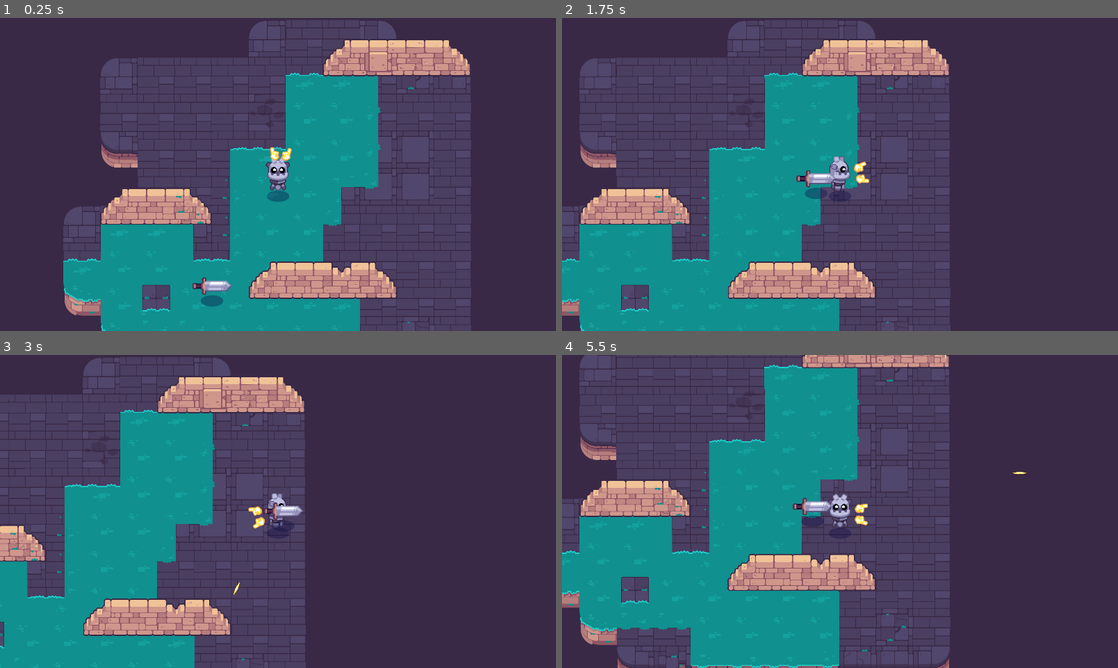
Above: before the commit, frames 1-4 (two rows, left to right).
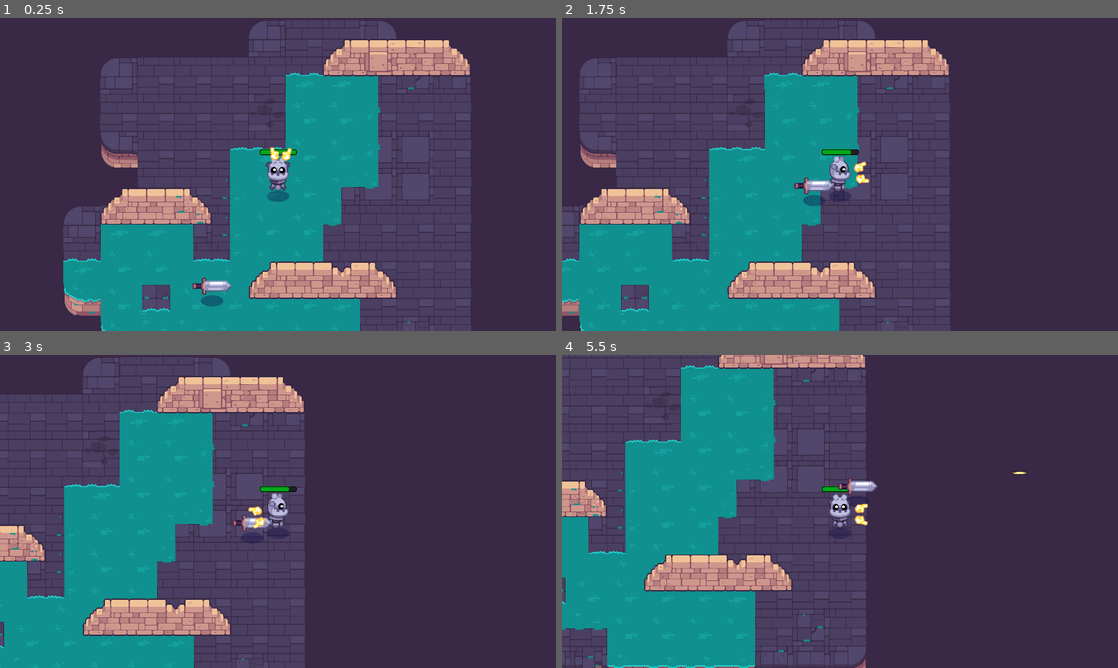
Above: after the commit, the same moments.

Repository: monkeytickler812/Path-of-Sorcerers
Game: Godot game, scene res://test_room.tscn
Two runs of this game, one before a commit and one after it. Both use one fixed random seed, a clock stepped at 60 frames per second and the inputs below. The project has no main scene, so this scene is started directly.
Inputs (mouse positions are in pixels of both pictures, inside the frame that each line leads up to):
- Up to frame 1 (0.25 s): no input
- Up to frame 2 (1.75 s): tap Enter at 0.5 s; move the mouse to (962, 158) at 0.52 s; hold D (right) 0.53-1.25 s; click (962, 158) at 0.6 s; tap Space at 0.77 s; drag from (728, 190) to (1062, 124) at 1.27 s
- Up to frame 3 (3 s): move the mouse to (333, 442) at 2.02 s; hold D (right) 2.03-2.75 s; click (333, 442) at 2.1 s; drag from (250, 574) to (111, 464) at 2.77 s
- Up to frame 4 (5.5 s): move the mouse to (1006, 558) at 3.52 s; hold A (left) 3.53-4.25 s; click (1006, 558) at 3.6 s; tap Space at 3.77 s; drag from (673, 464) to (862, 511) at 4.27 s; move the mouse to (867, 511) at 5.02 s; hold S (down) from 5.03 s (still down); click (867, 511) at 5.1 s

The runs differ from the first frame. In frame 1, 0.1% of the frame differs, in the area x 46-54%, y 41-44%; in frame 2, 0.6%; in frame 3, 1.1%; in frame 4, 46%, in the area x 0-70%, y 0-100%.

Commit message:
L10 player health and taking damage

Diff:
--- a/M10.twin_stick_workbook/mob.gd
+++ b/M10.twin_stick_workbook/mob.gd
@@ -4,10 +4,13 @@
 @export var SPEED := 600.0
 @export var acceleration := 450.0
 @export var drag_factor := 1.5
+@onready var _detection: Area2D = %Detection
+@onready var _hit_box: Area2D = %HitBox
+
 var _player: Player = null
-@onready var _detection: Area2D = %Detection
 
 func _ready() -> void:
+	const damage = 1.0
 	_detection.body_entered.connect(func (body: Node) -> void:
 		if body is Player:
 			_player = body
@@ -15,6 +18,10 @@
 	_detection.body_exited.connect(func (body: Node) -> void:
 		if body is Player:
 			_player = null
+	)
+	_hit_box.body_entered.connect(func (body: Node) -> void:
+		if body is Player:
+			body.health -= damage
 	)
 
 func _physics_process(delta: float) -> void:
--- a/M10.twin_stick_workbook/mobs/mob.tscn
+++ b/M10.twin_stick_workbook/mobs/mob.tscn
@@ -1,15 +1,19 @@
-[gd_scene load_steps=6 format=3 uid="uid://dgc4kifpyewu6"]
+[gd_scene load_steps=7 format=3 uid="uid://dgc4kifpyewu6"]
 
 [ext_resource type="Script" path="res://mob.gd" id="1_prwaa"]
 [ext_resource type="PackedScene" path="res://common/shadow.tscn" id="2_3cdaa"]
 [ext_resource type="Texture2D" uid="uid://nohjoiah3jgr" path="res://mobs/sword_inactive.png" id="3_7dbn8"]
 
 [sub_resource type="CapsuleShape2D" id="CapsuleShape2D_6fs2e"]
-radius = 21.5
-height = 143.0
+radius = 27.5
+height = 141.0
 
 [sub_resource type="CircleShape2D" id="CircleShape2D_8605e"]
 radius = 540.001
+
+[sub_resource type="CapsuleShape2D" id="CapsuleShape2D_3dmee"]
+radius = 32.0
+height = 156.0
 
 [node name="Mob" type="CharacterBody2D"]
 motion_mode = 1
@@ -31,3 +35,10 @@
 
 [node name="CollisionShape2D" type="CollisionShape2D" parent="Detection"]
 shape = SubResource("CircleShape2D_8605e")
+
+[node name="HitBox" type="Area2D" parent="."]
+unique_name_in_owner = true
+
+[node name="CollisionShape2D" type="CollisionShape2D" parent="HitBox"]
+rotation = 1.5708
+shape = SubResource("CapsuleShape2D_3dmee")
--- a/M10.twin_stick_workbook/player/player.gd
+++ b/M10.twin_stick_workbook/player/player.gd
@@ -3,6 +3,9 @@
 @export var speed := 400
 @export var acceleration := 3.0
 @export var drag_factor := 12.0
+@export var max_health := 5
+
+var health := max_health: set = set_health
 
 const SPRITE_RIGHT := preload("res://player/godot_right.png")
 const SPRITE_DOWN := preload("res://player/godot_bottom.png")
@@ -15,6 +18,13 @@
 const DOWN_LEFT = Vector2.DOWN + Vector2.LEFT
 
 @onready var _skin: Sprite2D = %Skin
+@onready var _health_bar: ProgressBar = %HealthBar
+
+
+func _ready() -> void:
+	_health_bar.max_value = max_health
+	_health_bar.value = health
+
 
 func _physics_process(delta: float) -> void:
 	var move_direction := Input.get_vector("left", "right", "up", "down")
@@ -36,3 +46,10 @@
 	if direction_discrete.length() > 0:
 		_skin.flip_h = direction_discrete.x < 0.0
 	move_and_slide()
+
+func set_health(new_health: int) -> void:
+	var previous_health := health
+	health = clampi(new_health, 0, max_health)
+	_health_bar.value = health
+	if health == 0:
+		queue_free()
--- a/M10.twin_stick_workbook/player/player.tscn
+++ b/M10.twin_stick_workbook/player/player.tscn
@@ -9,6 +9,33 @@
 
 [sub_resource type="CircleShape2D" id="CircleShape2D_i5lq7"]
 radius = 19.105
+
+[sub_resource type="StyleBoxFlat" id="StyleBoxFlat_sn81y"]
+bg_color = Color(0.129558, 0.129559, 0.129558, 1)
+border_width_left = 2
+border_width_top = 2
+border_width_right = 2
+border_width_bottom = 2
+border_color = Color(0, 0, 0, 1)
+corner_radius_top_left = 8
+corner_radius_top_right = 8
+corner_radius_bottom_right = 8
+corner_radius_bottom_left = 8
+shadow_color = Color(0.542656, 0.544686, 0.509386, 0.6)
+
+[sub_resource type="StyleBoxFlat" id="StyleBoxFlat_qq4ka"]
+bg_color = Color(0, 0.654381, 0.107736, 1)
+border_width_left = 2
+border_width_top = 2
+border_width_right = 2
+border_width_bottom = 2
+border_color = Color(0, 0, 0, 1)
+corner_radius_top_left = 8
+corner_radius_top_right = 8
+corner_radius_bottom_right = 8
+corner_radius_bottom_left = 8
+shadow_color = Color(0.110538, 0.543016, 2.88785e-07, 0.6)
+shadow_size = 2
 
 [node name="Player" type="CharacterBody2D"]
 motion_mode = 1
@@ -50,3 +77,14 @@
 scale = Vector2(0.85, 0.85)
 texture = ExtResource("5_eortb")
 flip_v = true
+
+[node name="HealthBar" type="ProgressBar" parent="."]
+unique_name_in_owner = true
+offset_left = -63.0
+offset_top = -127.0
+offset_right = 65.0
+offset_bottom = -107.0
+theme_override_styles/background = SubResource("StyleBoxFlat_sn81y")
+theme_override_styles/fill = SubResource("StyleBoxFlat_qq4ka")
+value = 100.0
+show_percentage = false
Not shown: 1 places in M10.twin_stick_workbook/player/player.tscn that only renumber resources
